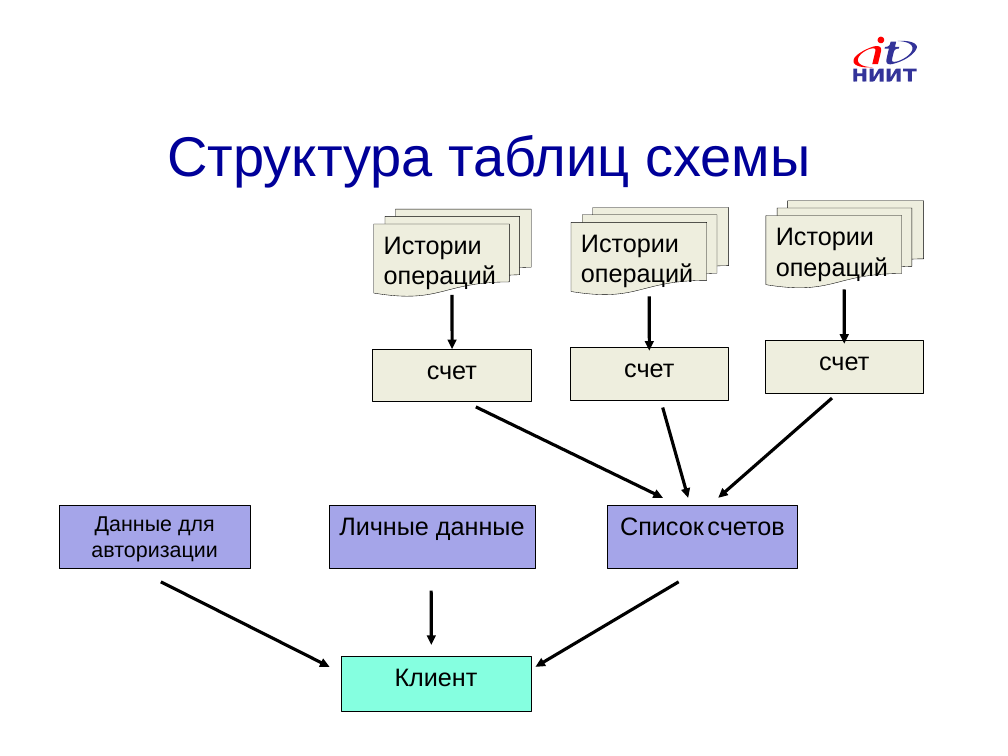
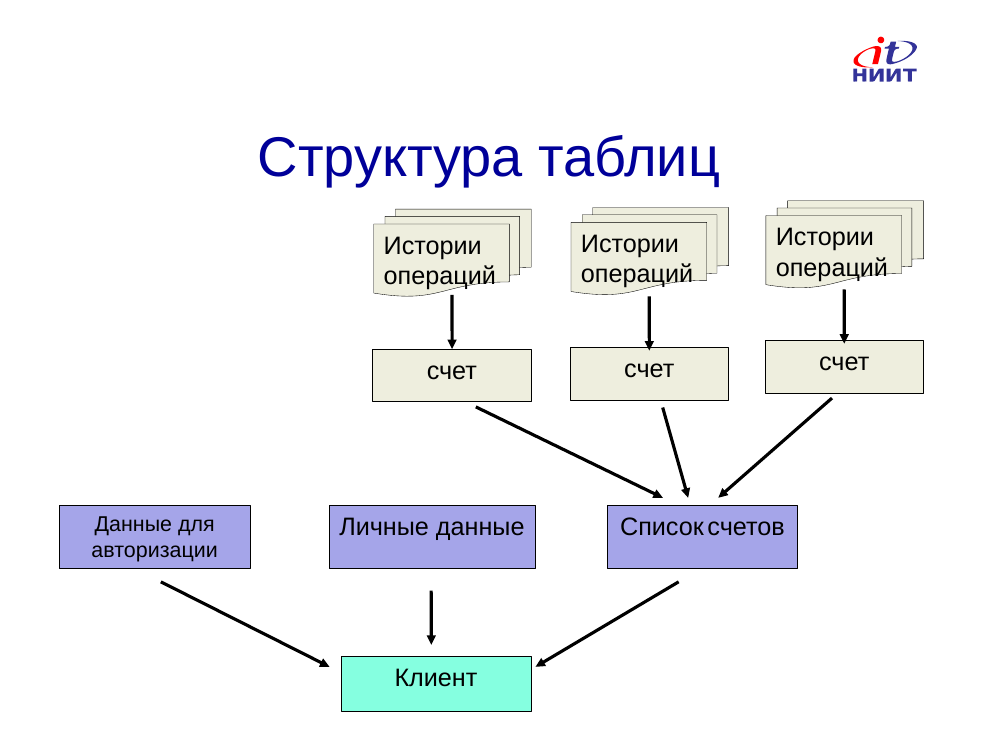
Before and after one commit to AndreyAMolkov/ProgramModelBank, a slide deck: slide 8 of BKP/molkov_bank_new.ppt. Drawn at 1008x756 pixels with LibreOffice and Linux fonts; fonts in the diff are those of the drawing; background and template pictures are left out. Boxes give left, top, right and bottom in pixels: in the first picture for what was removed or moved away, otherwise in the second. Text is boxed around its words. In the diff, an @@ line names an element or a change of style, - is before the commit and + after.

```diff
--- a/BKP/molkov_bank_new.ppt
+++ b/BKP/molkov_bank_new.ppt
@@ title at (x1=258, y1=135, x2=721, y2=186): text changed @@
-Структура таблиц схемы
+Структура таблиц
```
Also in this commit, not shown: 1 other slide changed, 7 slides added, 31 other files.
